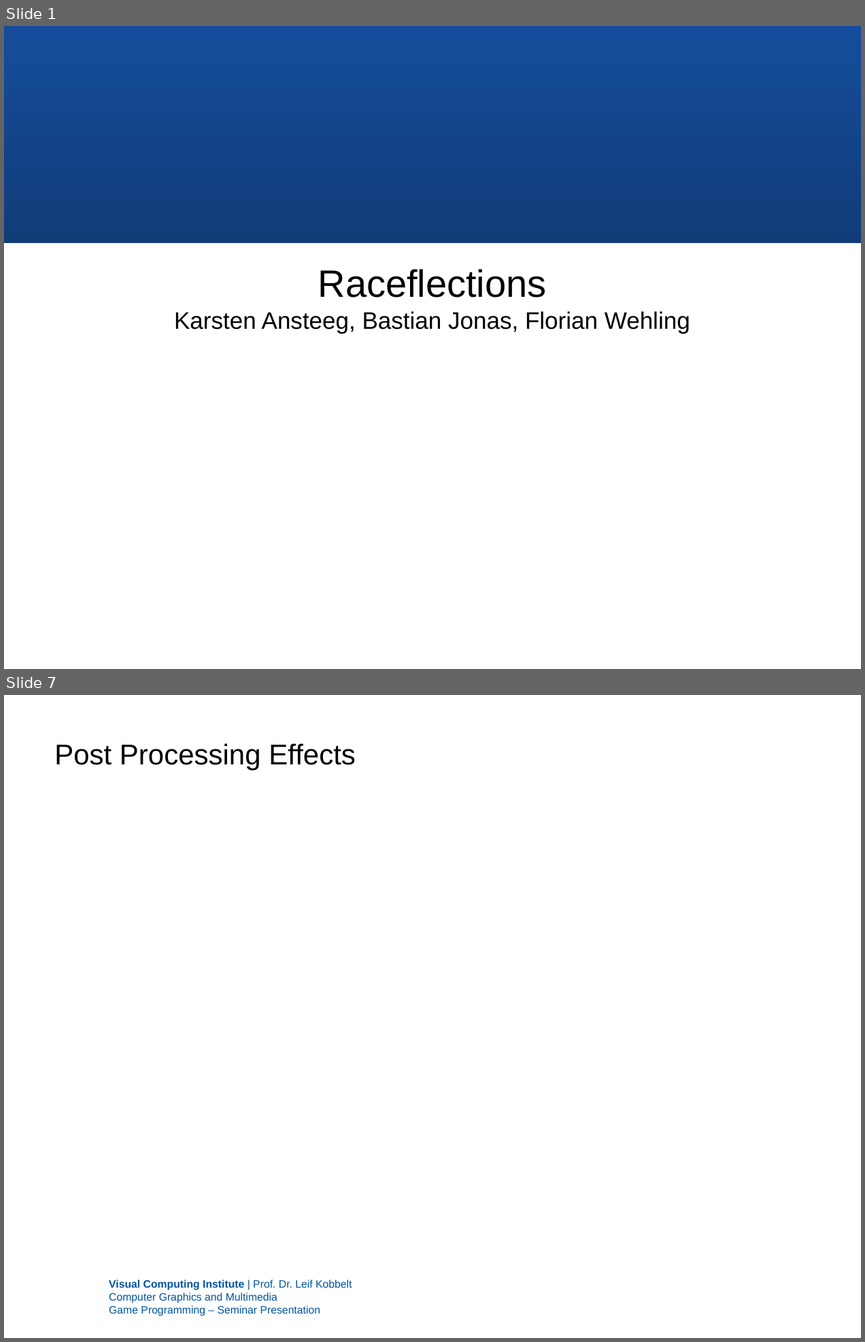
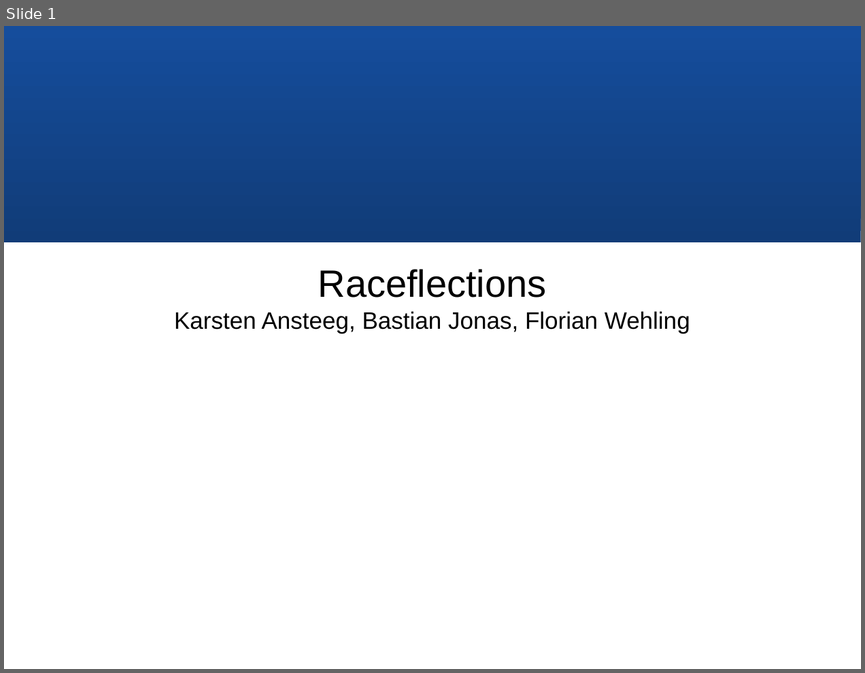
Before and after one commit to F-Wehling/raceflection, a slide deck: presentation/Seminar Presentation Slides.pptx. Shown one above the other, each under a label of ours: slides 1 and 7 before the commit, slide 1 after it; the slides between them are not shown. The pictures are 865x1342 and 865x673 pixels, drawn with LibreOffice and Linux fonts; fonts in the diff are those of the drawing; background and template pictures are left out. Boxes give left, top, right and bottom in pixels: in the first picture for what was removed or moved away, otherwise in the second. Text is boxed around its words. In the diff, an @@ line names an element or a change of style, - is before the commit and + after.

```diff
--- a/presentation/Seminar Presentation Slides.pptx
+++ b/presentation/Seminar Presentation Slides.pptx
@@ slide 7 removed at bbox=[4, 695, 861, 1338], background picture (left out); not listed: 1 template element that a slide beside it also shows @@
@@ text removed at bbox=[54, 743, 356, 770] @@
-Post Processing Effects
@@ text removed at bbox=[109, 1279, 351, 1316] @@
-Visual Computing Institute | Prof. Dr. Leif Kobbelt
-Computer Graphics and Multimedia
-Game Programming – Seminar Presentation
```
Also in this commit, not shown: 3 slides changed, 3 slides added, 3 other slides removed.
